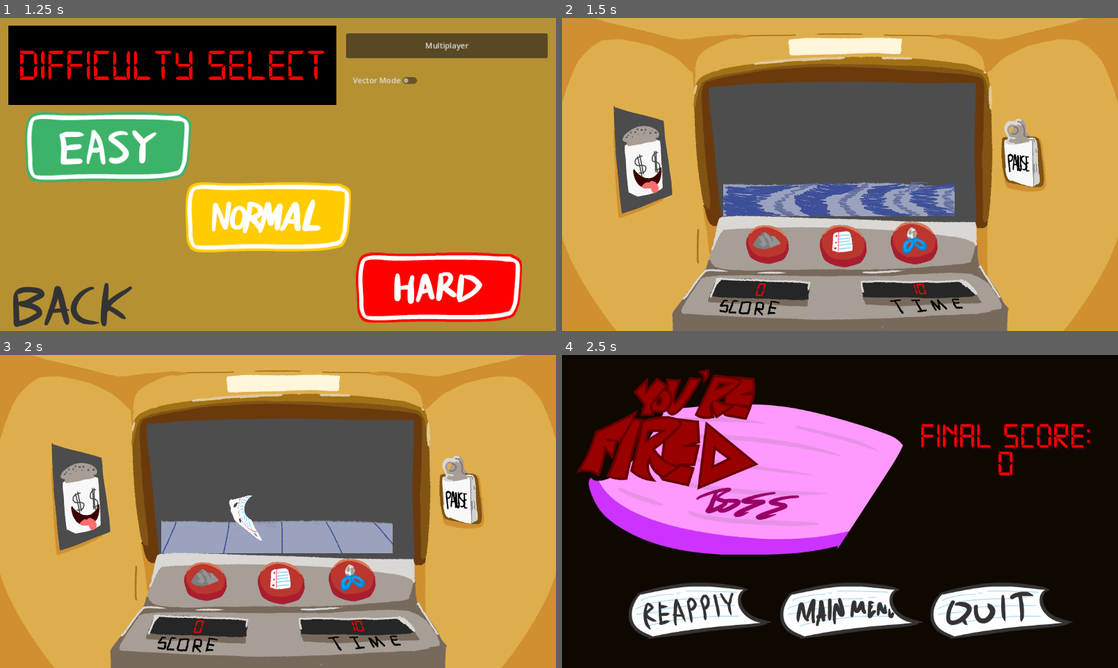
Above: before the commit, frames 1-4 (two rows, left to right).
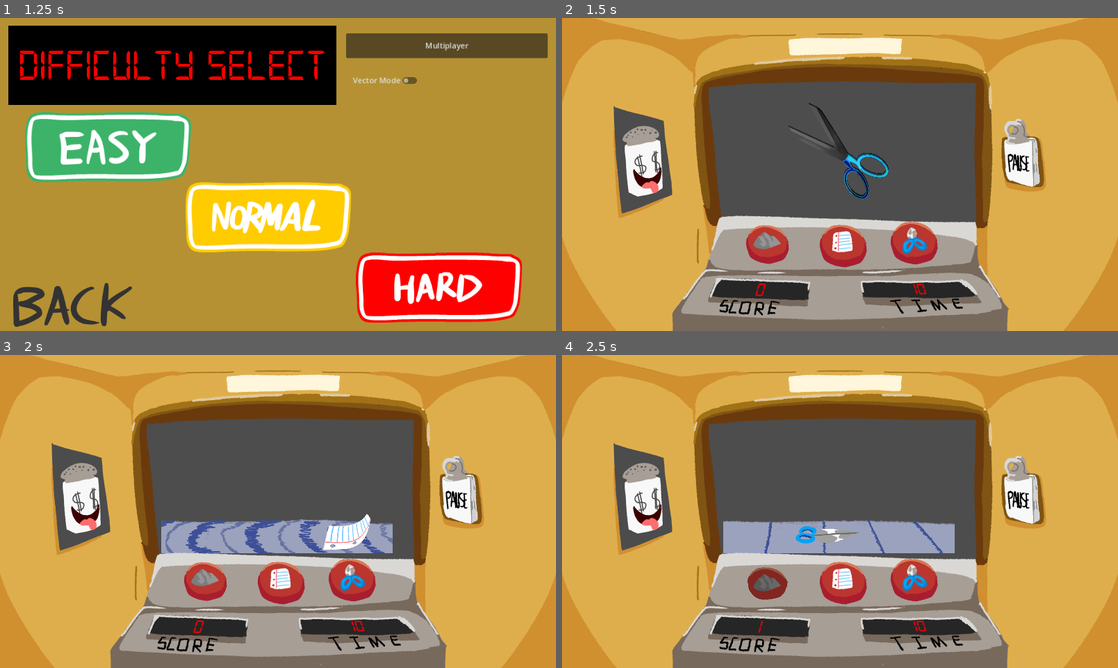
Above: after the commit, the same moments.

Repository: CoolCoderMan281/Rock-Paper-Panic
Game: Godot game, scene res://Scenes/mainmenu.tscn
Same seed, same stepped clock (60 frames per second), same inputs: the game is played once before the commit and once after it.
Inputs (mouse positions are in pixels of both pictures, inside the frame that each line leads up to):
- Up to frame 1 (1.25 s): click "Play" at 0.5 s
- Up to frame 2 (1.5 s): click "Small" at 1.25 s
- Up to frame 3 (2 s): no input
- Up to frame 4 (2.5 s): click (767, 580) at 2 s

Frame 1 is identical in both runs. In frame 2, 4.9% of the frame differs, in the area x 29-71%, y 27-64%; in frame 3, 2.1%; in frame 4, 99%, in the area x 0-100%, y 0-100%.
Error after the commit: Invalid access of index '4' on a base object of type: 'Array'. (res://Code/Enemy.gd:104)

Commit message:
Transitions Out

Diff:
--- a/Code/Enemy.gd
+++ b/Code/Enemy.gd
@@ -2,8 +2,8 @@
 
 
 var options: Array[String] = ["Rock", "Paper", "Scissors"]
-var choice: String
-var pastChoice: String
+var choice: String = options.pick_random()
+var pastChoice: String = options.pick_random()
 
 
 const base_path: String = "res://Assets/Default/Conveyor/"
@@ -44,6 +44,34 @@
 }
 
 
+var preloaded_textures_out: Dictionary = {
+	"Rock": [
+		preload(base_path + "Rock/rock_out_1.png"),
+		preload(base_path + "Rock/rock_out_2.png"),
+		preload(base_path + "Rock/rock_out_3.png"),
+		preload(base_path + "Rock/rock_out_4.png"),
+		preload(base_path + "Rock/rock_out_5.png"),
+		preload(base_path + "Rock/rock_out_6.png")
+	],
+	"Paper": [
+		preload(base_path + "Paper/paper_out_1.png"),
+		preload(base_path + "Paper/paper_out_2.png"),
+		preload(base_path + "Paper/paper_out_3.png"),
+		preload(base_path + "Paper/paper_out_4.png"),
+		preload(base_path + "Paper/paper_out_5.png"),
+		preload(base_path + "Paper/paper_out_6.png")
+	],
+	"Scissors": [
+		preload(base_path + "Scissors/scissors_out_1.png"),
+		preload(base_path + "Scissors/scissors_out_2.png"),
+		preload(base_path + "Scissors/scissors_out_3.png"),
+		preload(base_path + "Scissors/scissors_out_4.png"),
+		preload(base_path + "Scissors/scissors_out_5.png"),
+		preload(base_path + "Scissors/scissors_out_6.png")
+	]
+}
+
+
 var fps: int = 12  # Rayan using 12 fps for some reason :skull:
 
 func _ready():
@@ -51,16 +79,26 @@
 
 
 func update_display() -> void:
+	await get_tree().create_timer(0.2).timeout
+	await play_leave_animation()
 	texture = transition_texture
-	await get_tree().create_timer(0.2).timeout
 	await play_animation_frames()
 	texture = preloaded_textures[choice].back()
+
+
+func play_leave_animation() -> void:
+	var total_frames = 6
+	var frame_delay = 1.0 / fps
+
+	for i in range(1,6):
+		print(pastChoice+"_out_"+str(i))
+		texture = preloaded_textures_out[pastChoice][i]
+		await get_tree().create_timer(frame_delay).timeout
 
 
 func play_animation_frames() -> void:
 	var total_frames = frame_counts.get(choice)
 	var frame_delay = 1.0 / fps
-
 
 	for i in range(total_frames):
 		texture = preloaded_textures[choice][i]
@@ -69,10 +107,9 @@
 
 func new_choice() -> void:
 	var possible_choices = options.duplicate()
+	pastChoice = choice
 	while true:
 		choice = possible_choices.pick_random()
 		if choice != pastChoice:
 			break
-
-	pastChoice = choice
 	update_display()
